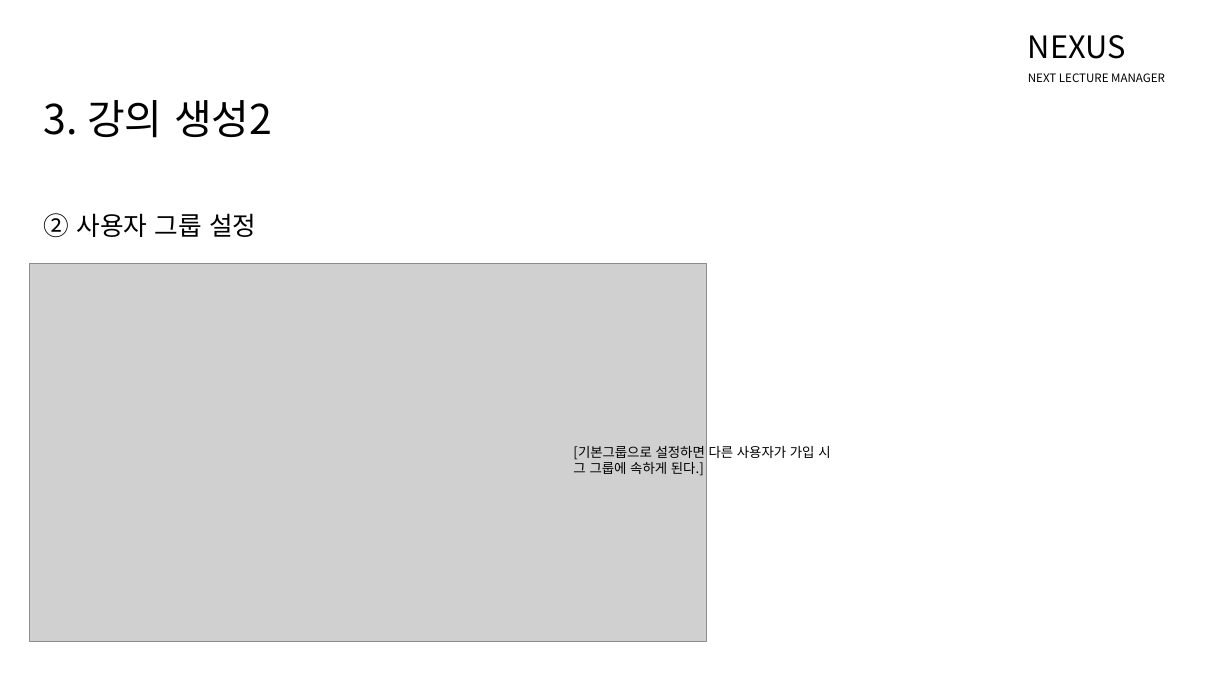
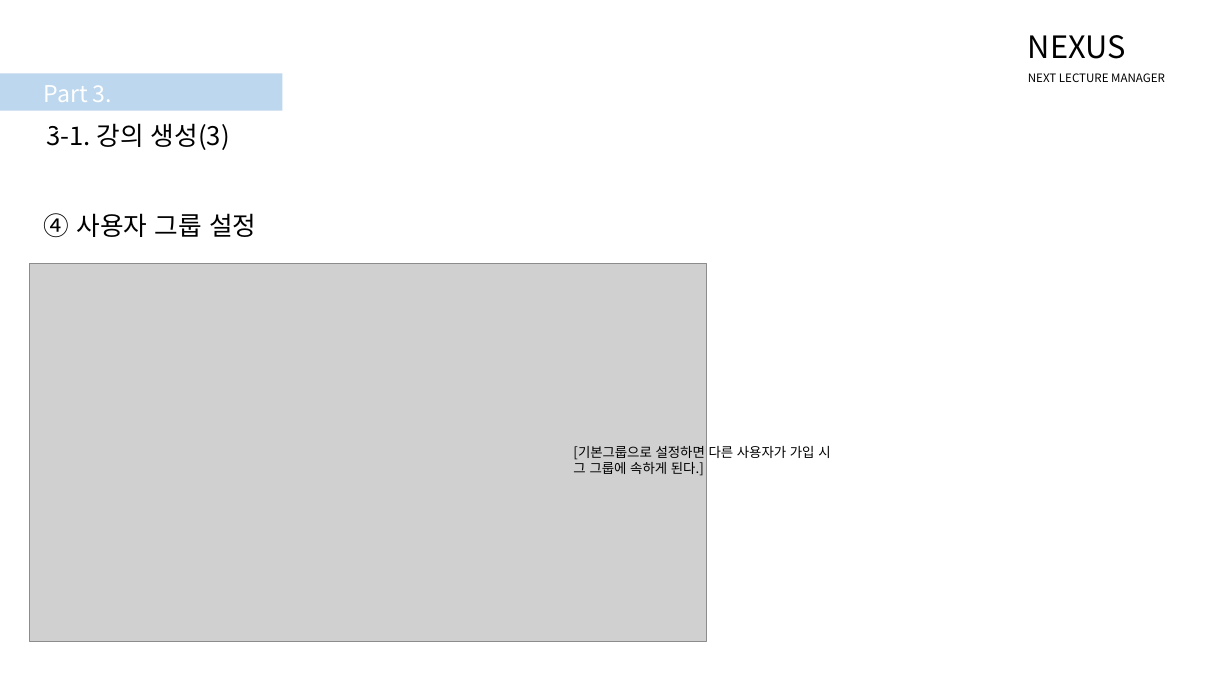
Before and after one commit to NHNNEXT/2015-03-REAL-TUTU, a slide deck: slide 14 of Nexus.pptx (slide 9 before the commit). Drawn at 1232x693 pixels with LibreOffice and Linux fonts; fonts in the diff are those of the drawing; grey boxes stand for pictures. Boxes give left, top, right and bottom in pixels: in the first picture for what was removed or moved away, otherwise in the second. Text is boxed around its words. In the diff, an @@ line names an element or a change of style, - is before the commit and + after.

```diff
--- a/Nexus.pptx
+++ b/Nexus.pptx
@@ rectangle added at <box>0,74,282,111</box>, fill #BDD7EE @@
@@ text added at <box>44,85,112,135</box>, 18 pt, text #FFFFFF @@
+Part 3. 강의
@@ text at <box>46,123,230,150</box>: text changed; size 32 to 20 pt @@
-3. 강의 생성2
+3-1. 강의 생성(3)
@@ text at <box>44,213,256,238</box>: text changed @@
-② 사용자 그룹 설정
+④ 사용자 그룹 설정
```
Also in this commit, not shown: 17 other slides changed, 10 slides added, 2 other files.
